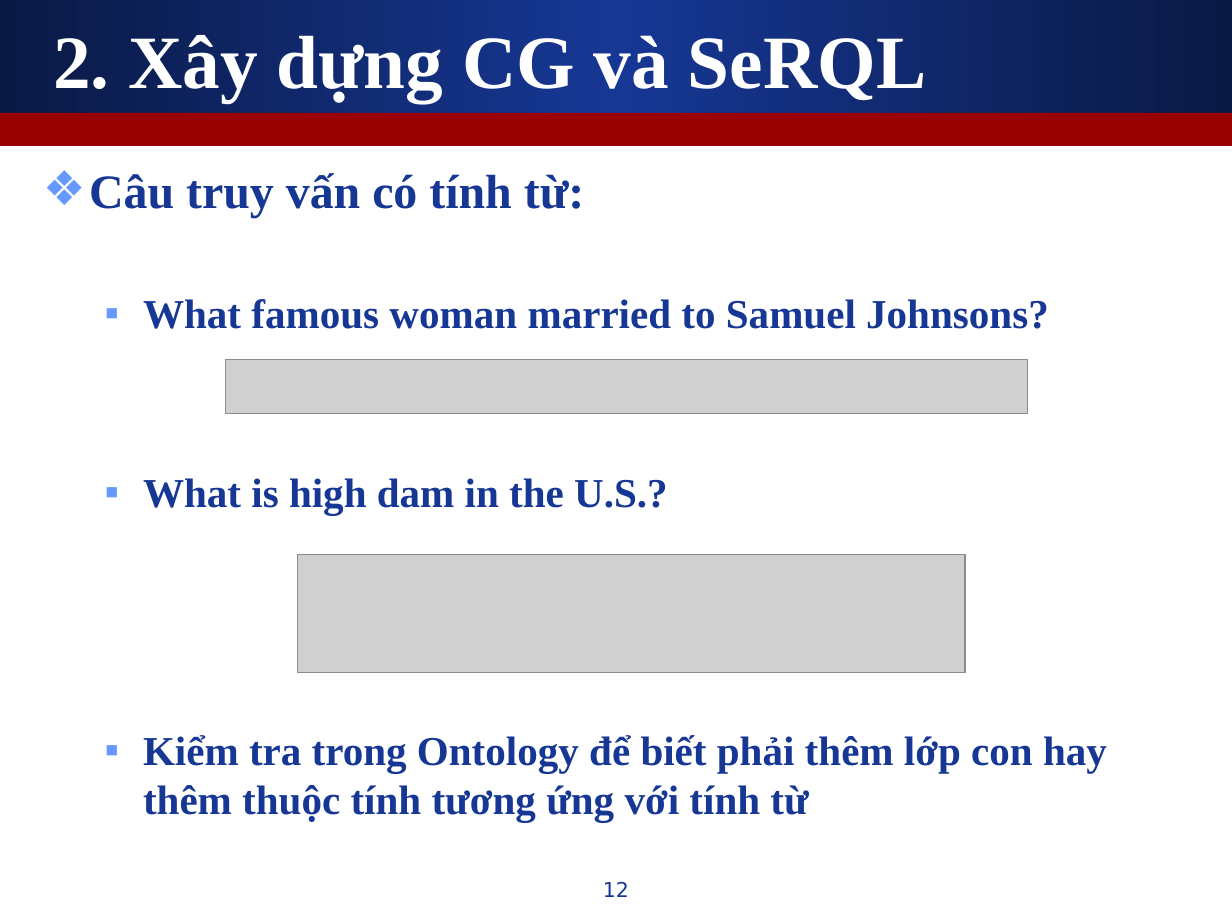
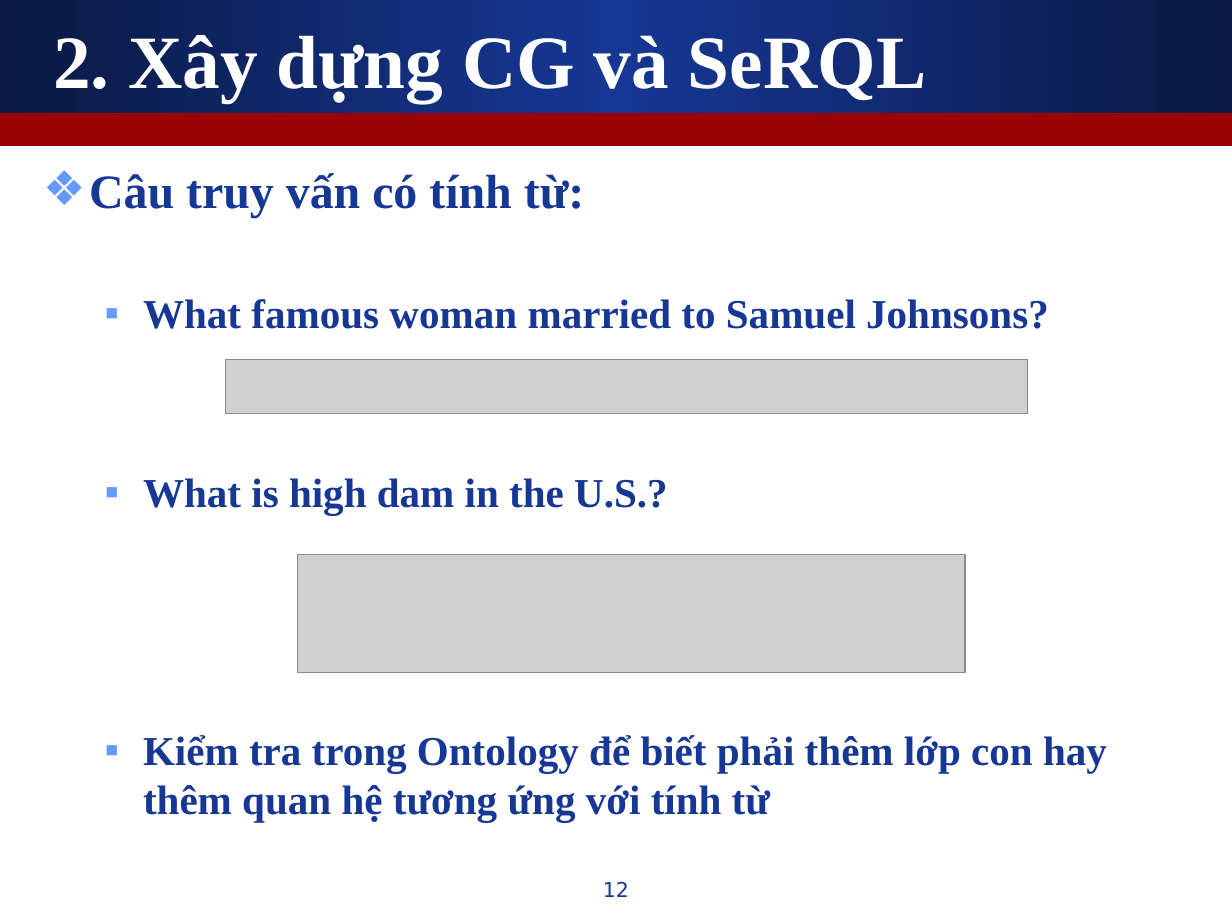
Before and after one commit to leaderwing/kt-kimres, a slide deck: slide 12 of note/[Thesis] Presentation.ppt. Drawn at 1232x924 pixels with LibreOffice and Linux fonts; fonts in the diff are those of the drawing; grey boxes stand for pictures. Boxes give left, top, right and bottom in pixels: in the first picture for what was removed or moved away, otherwise in the second. Text is boxed around its words. In the diff, an @@ line names an element or a change of style, - is before the commit and + after.

```diff
--- a/note/[Thesis] Presentation.ppt
+++ b/note/[Thesis] Presentation.ppt
@@ text at (143, 735, 1107, 822): text changed @@
-  ▪ Kiểm tra trong Ontology để biết phải thêm lớp con hay thêm thuộc tính tương ứng với tính từ
+  ▪ Kiểm tra trong Ontology để biết phải thêm lớp con hay thêm quan hệ tương ứng với tính từ
```
